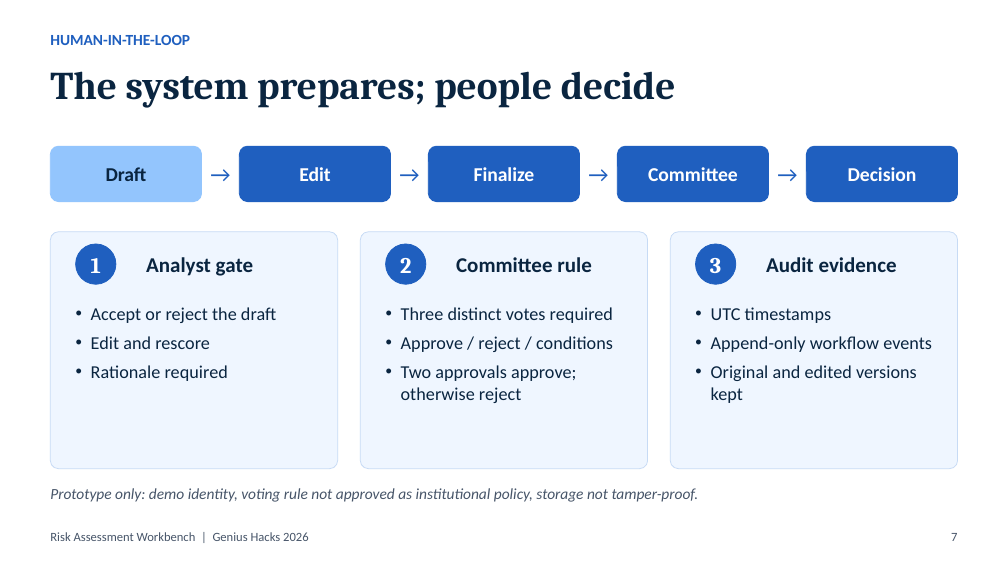
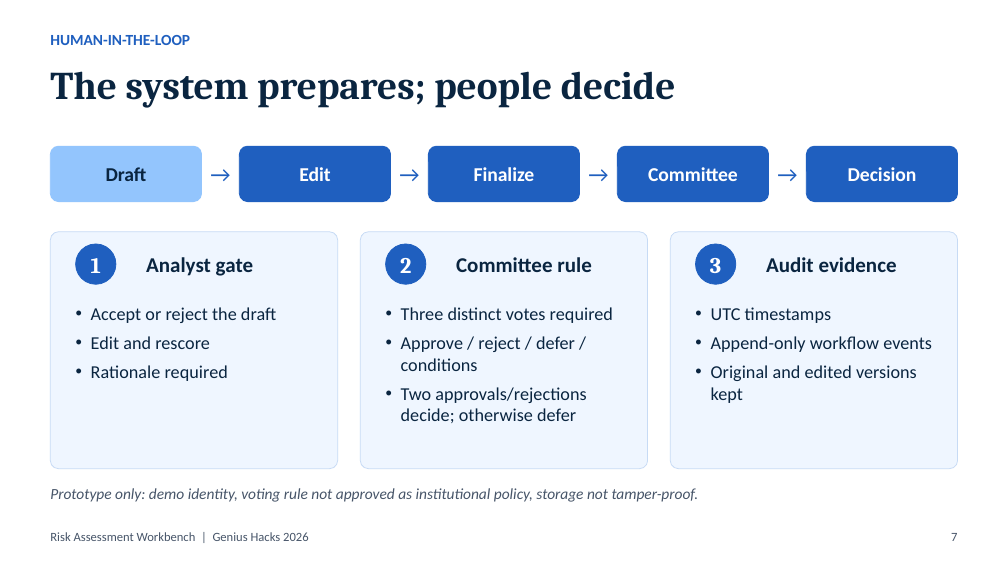
Before and after one commit to ebtenorio-myridius/geniushack3, a slide deck: slide 7 of docs/presentation/Risk_Assessment_Workbench_Genius_Hacks_2026.pptx. Drawn at 1008x567 pixels with LibreOffice and Linux fonts; fonts in the diff are those of the drawing. Boxes give left, top, right and bottom in pixels: in the first picture for what was removed or moved away, otherwise in the second. Text is boxed around its words. In the diff, an @@ line names an element or a change of style, - is before the commit and + after.

```diff
--- a/docs/presentation/Risk_Assessment_Workbench_Genius_Hacks_2026.pptx
+++ b/docs/presentation/Risk_Assessment_Workbench_Genius_Hacks_2026.pptx
@@ text at [401,336,586,423]: text changed @@
-• Approve / reject / conditions
-• Two approvals approve; otherwise reject
+• Approve / reject / defer / conditions
+• Two approvals/rejections decide; otherwise defer
```
Also in this commit, not shown: 1 other slide changed, 29 other files.
